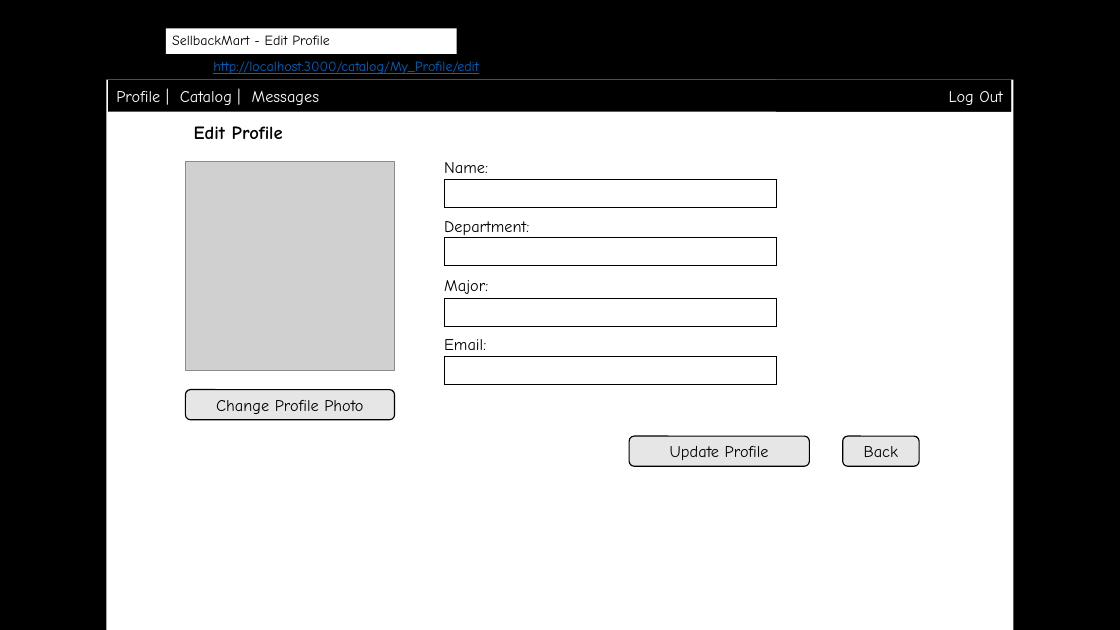
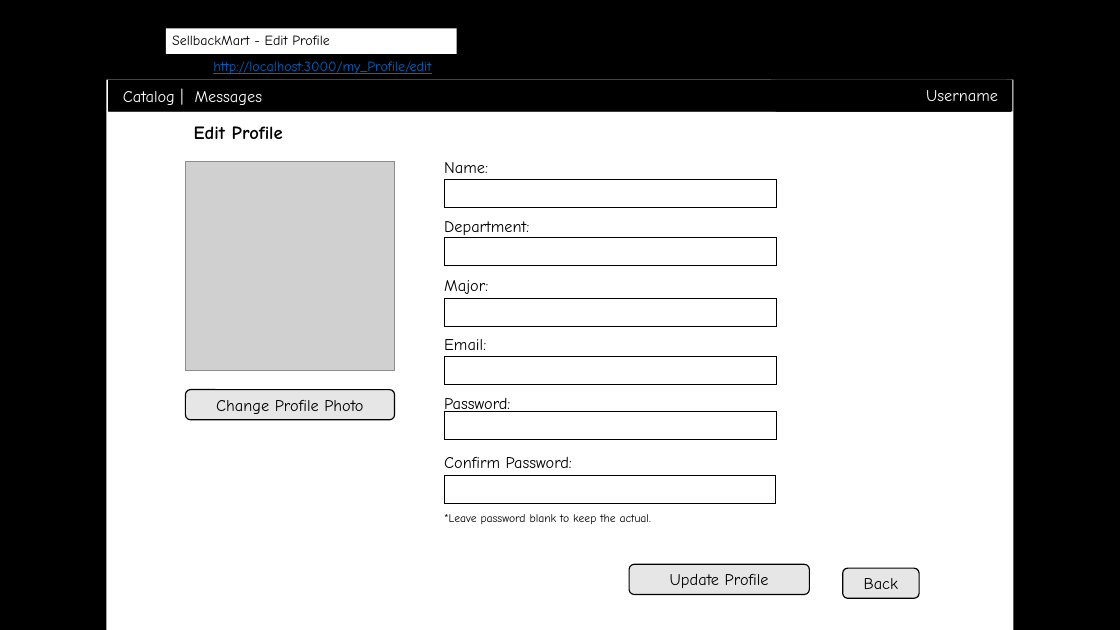
Before and after one commit to byllynho/SellBackMart, a slide deck: slide 15 of docs/wireframes/wireframes.pptx (slide 14 before the commit). Drawn at 1120x630 pixels with LibreOffice and Linux fonts; fonts in the diff are those of the drawing; grey boxes stand for pictures; background and template pictures are left out. Boxes give left, top, right and bottom in pixels: in the first picture for what was removed or moved away, otherwise in the second. Text is boxed around its words. In the diff, an @@ line names an element or a change of style, - is before the commit and + after.

```diff
--- a/docs/wireframes/wireframes.pptx
+++ b/docs/wireframes/wireframes.pptx
@@ rectangle added at box(109, 80, 1012, 112), fill #000000, 14 pt, text #FFFFFF @@
+Catalog | Messages
@@ text at box(213, 61, 431, 74): text changed @@
-http://localhost:3000/catalog/My_Profile/edit
+http://localhost:3000/my_Profile/edit
@@ rectangle added at box(771, 80, 1007, 112), fill #000000, 14 pt, text #FFFFFF @@
+Username
@@ text at box(444, 398, 651, 524): paragraphs added @@
+Password:
+Confirm Password:
+*Leave password blank to keep the actual.
@@ rectangle added at box(444, 412, 776, 440), outline #000000 0.75 pt @@
@@ rectangle added at box(444, 476, 776, 504), outline #000000 0.75 pt @@
@@ rounded rectangle "Update Profile": place and size @@
-rounded rectangle "Update Profile" at box(629, 436, 810, 466)
+rounded rectangle "Update Profile" at box(629, 565, 810, 595)
@@ rounded rectangle "Back": place and size @@
-rounded rectangle "Back" at box(843, 436, 919, 466)
+rounded rectangle "Back" at box(843, 568, 919, 598)
```
Also in this commit, not shown: 10 other slides changed, 1 slide added, 1 other file.
